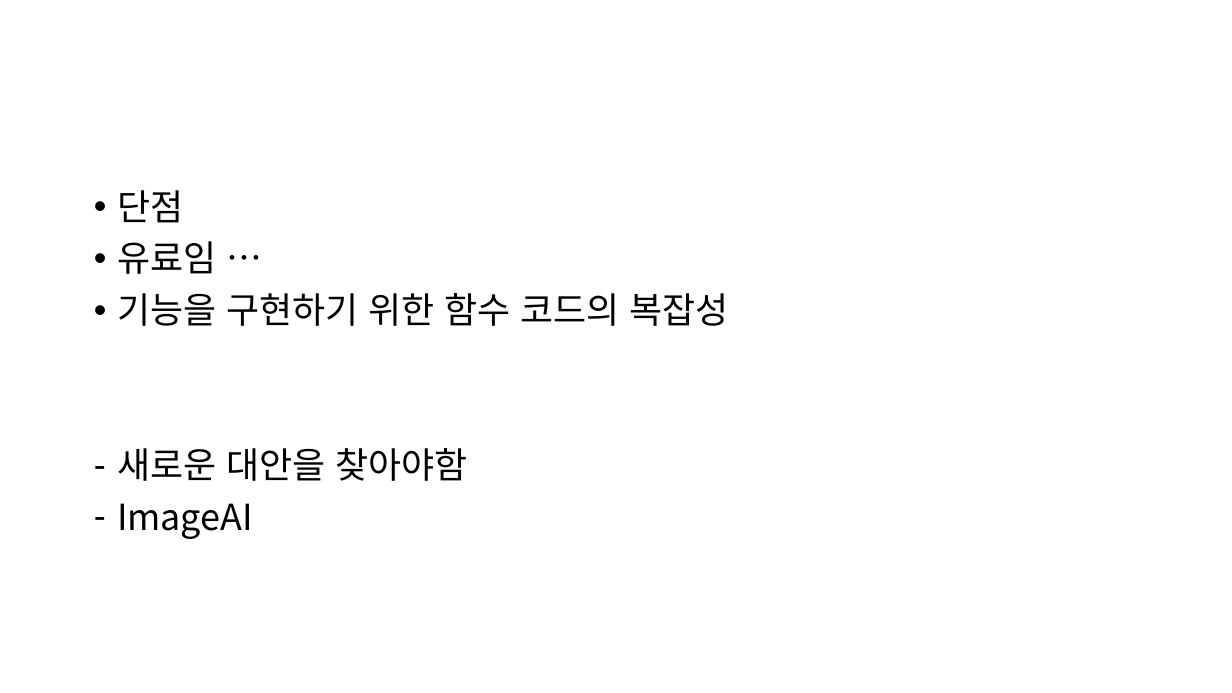
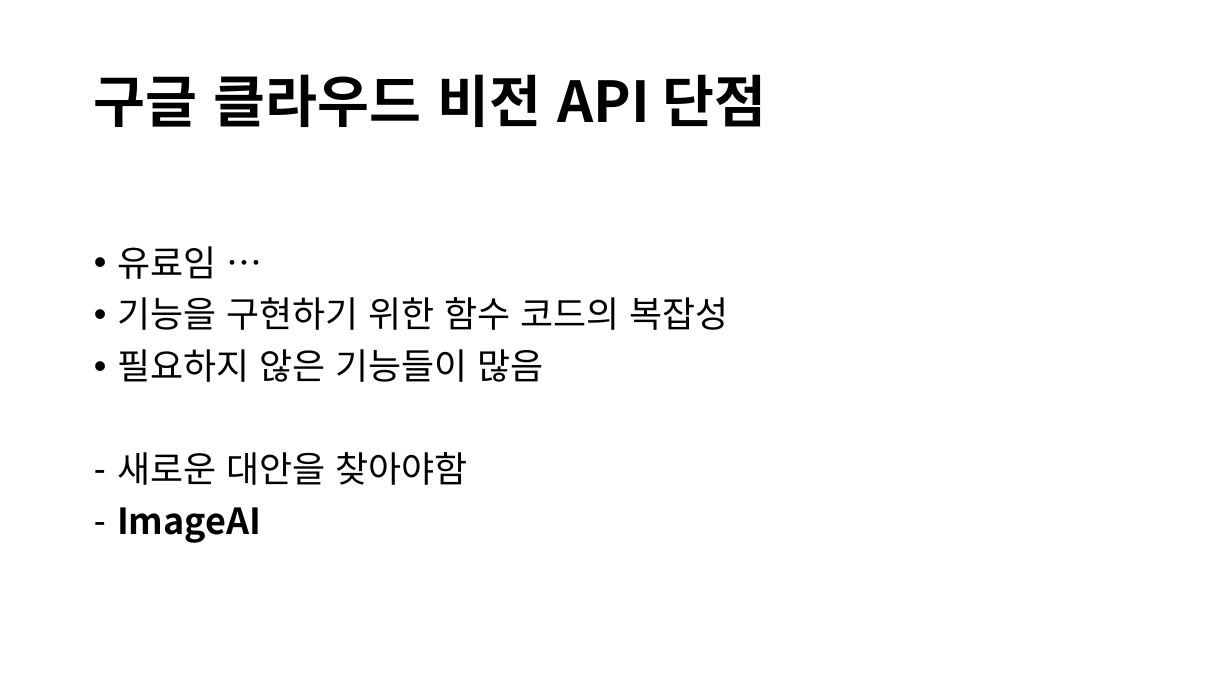
Before and after one commit to CheonSeounghyun/Coordination-Recommend, a slide deck: slide 5 of document/Capston Design Proposal_6week.pptx. Drawn at 1232x693 pixels with LibreOffice and Linux fonts; fonts in the diff are those of the drawing. Boxes give left, top, right and bottom in pixels: in the first picture for what was removed or moved away, otherwise in the second. Text is boxed around its words. In the diff, an @@ line names an element or a change of style, - is before the commit and + after.

```diff
--- a/document/Capston Design Proposal_6week.pptx
+++ b/document/Capston Design Proposal_6week.pptx
@@ title added at <box>94,74,767,127</box>, 44 pt, text #000000, bold @@
+구글 클라우드 비전 API 단점
@@ text at <box>117,190,183,223</box>: paragraph removed @@
-• 단점
@@ text at <box>117,349,543,382</box>: paragraph added @@
+• 필요하지 않은 기능들이 많음
@@ text at <box>117,507,261,543</box>: bold on in "ImageAI" @@
```
Also in this commit, not shown: 10 other slides changed, 1 slide added, 1 slide removed.
